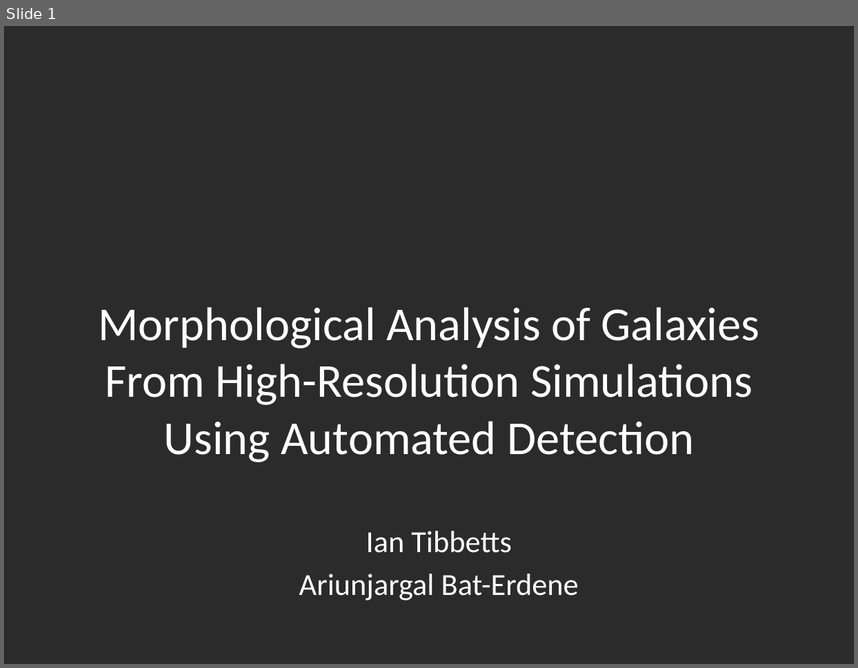
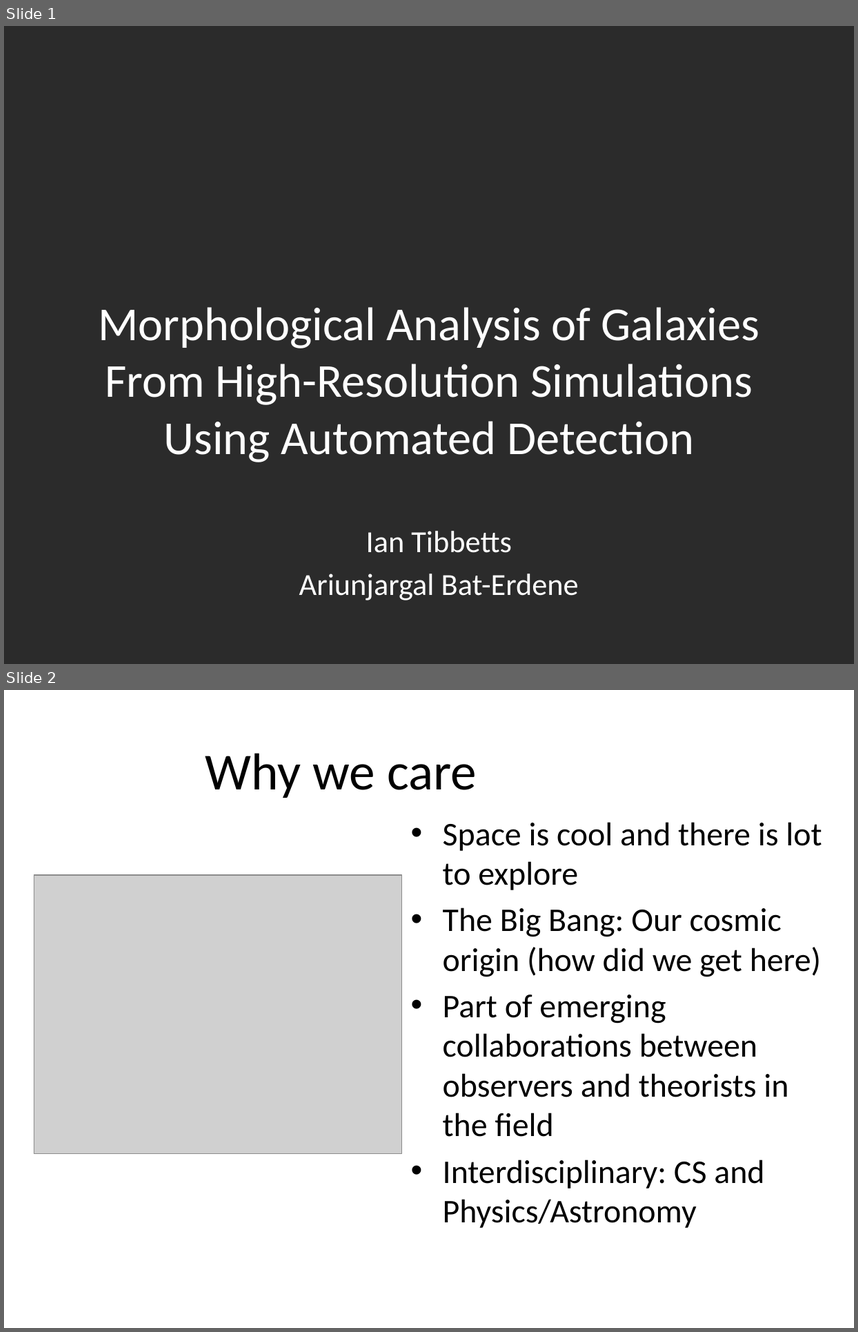
Before and after one commit to jyang1207/McGrathResearch, a slide deck: CUSSR2014Talk.pptx. Shown one above the other, each under a label of ours: slide 1 before the commit, slides 1 and 2 after it. The pictures are 858x668 and 858x1332 pixels, drawn with LibreOffice and Linux fonts; fonts in the diff are those of the drawing; grey boxes stand for pictures; background and template pictures are left out; a plain dark background stands for a picture behind light text. Boxes give left, top, right and bottom in pixels: in the first picture for what was removed or moved away, otherwise in the second. Text is boxed around its words. In the diff, an @@ line names an element or a change of style, - is before the commit and + after.

```diff
--- a/CUSSR2014Talk.pptx
+++ b/CUSSR2014Talk.pptx
@@ slide 2 added at (x1=4, y1=690, x2=854, y2=1328), background picture (left out) @@
@@ title added at (x1=205, y1=753, x2=477, y2=798), 44 pt, text #000000 @@
+Why we care
@@ text added at (x1=443, y1=822, x2=822, y2=1228), 28 pt, text #000000 @@
+• Space is cool and there is lot to explore
+• The Big Bang: Our cosmic origin (how did we get here)
+• Part of emerging collaborations between observers and theorists in the field
+• Interdisciplinary: CS and Physics/Astronomy
@@ picture added at (x1=34, y1=876, x2=401, y2=1154) @@
```
Also in this commit, not shown: 1 slide removed.
